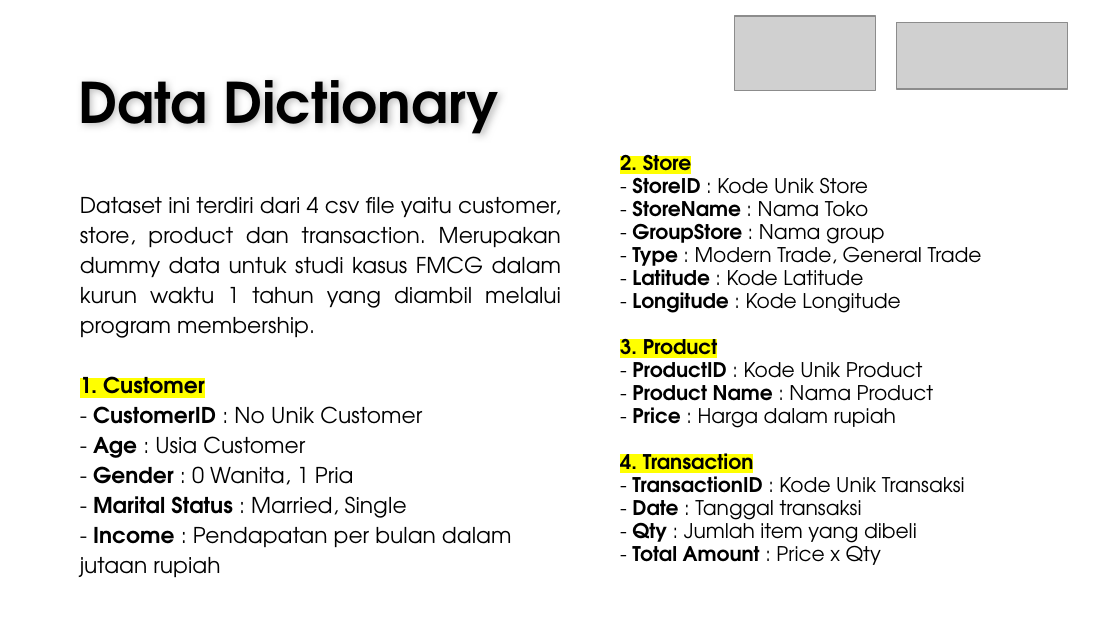
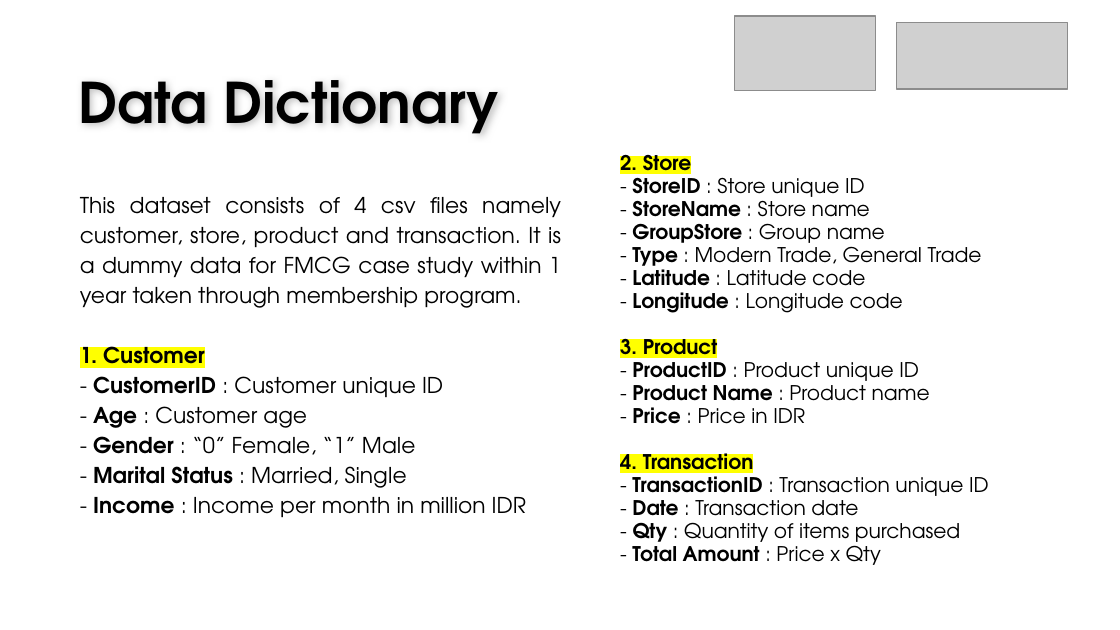
Before and after one commit to gisellehalim/kalbe-ds-vix-rakamin, a slide deck: slide 6 of Result Kalbe Nutritionals x Rakamin Academy.pptx. Drawn at 1120x630 pixels with LibreOffice and Linux fonts; fonts in the diff are those of the drawing; grey boxes stand for pictures; background and template pictures are left out. Boxes give left, top, right and bottom in pixels: in the first picture for what was removed or moved away, otherwise in the second. Text is boxed around its words. In the diff, an @@ line names an element or a change of style, - is before the commit and + after.

```diff
--- a/Result Kalbe Nutritionals x Rakamin Academy.pptx
+++ b/Result Kalbe Nutritionals x Rakamin Academy.pptx
@@ text at (632, 171, 885, 249): text changed @@
-- StoreID : Kode Unik Store
-- StoreName : Nama Toko
-- GroupStore : Nama group
+- StoreID : Store unique ID
+- StoreName : Store name
+- GroupStore : Group name
@@ text at (80, 197, 561, 308): text changed @@
-Dataset ini terdiri dari 4 csv file yaitu customer, store, product dan transaction. Merupakan dummy data untuk studi kasus FMCG dalam kurun waktu 1 tahun yang diambil melalui program membership.
+This dataset consists of 4 csv files namely customer, store, product and transaction. It is a dummy data for FMCG case study within 1 year taken through membership program.
@@ text at (632, 263, 903, 313): text changed @@
-- Latitude : Kode Latitude
-- Longitude : Kode Longitude
+- Latitude : Latitude code
+- Longitude : Longitude code
@@ text at (620, 355, 989, 548): text changed @@
-- ProductID : Kode Unik Product
-- Product Name : Nama Product
-- Price : Harga dalam rupiah
-4. Transaction
-- TransactionID : Kode Unik Transaksi
-- Date : Tanggal transaksi
-- Qty : Jumlah item yang dibeli
+- ProductID : Product unique ID
+- Product Name : Product name
+- Price : Price in IDR
+4. Transaction
+- TransactionID : Transaction unique ID
+- Date : Transaction date
+- Qty : Quantity of items purchased
@@ text at (93, 376, 443, 455): text changed @@
-- CustomerID : No Unik Customer
-- Age : Usia Customer
-- Gender : 0 Wanita, 1 Pria
+- CustomerID : Customer unique ID
+- Age : Customer age
+- Gender : “0” Female, “1” Male
@@ text at (93, 497, 526, 518): text changed @@
-- Income : Pendapatan per bulan dalam jutaan rupiah
+- Income : Income per month in million IDR
```
Also in this commit, not shown: 12 other slides changed, 1 slide added, 1 slide removed.
